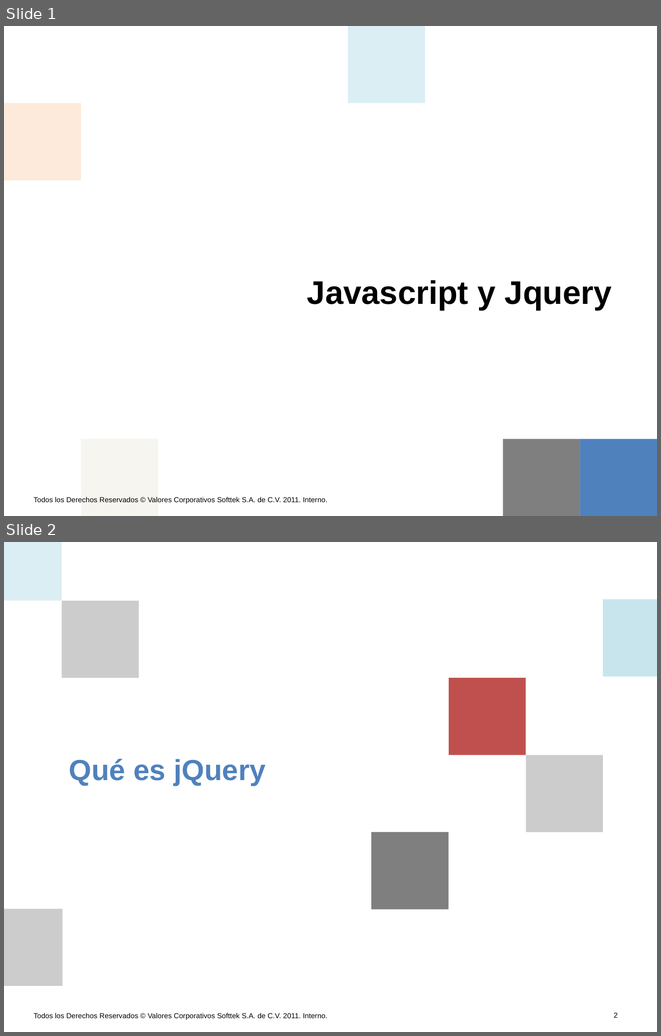
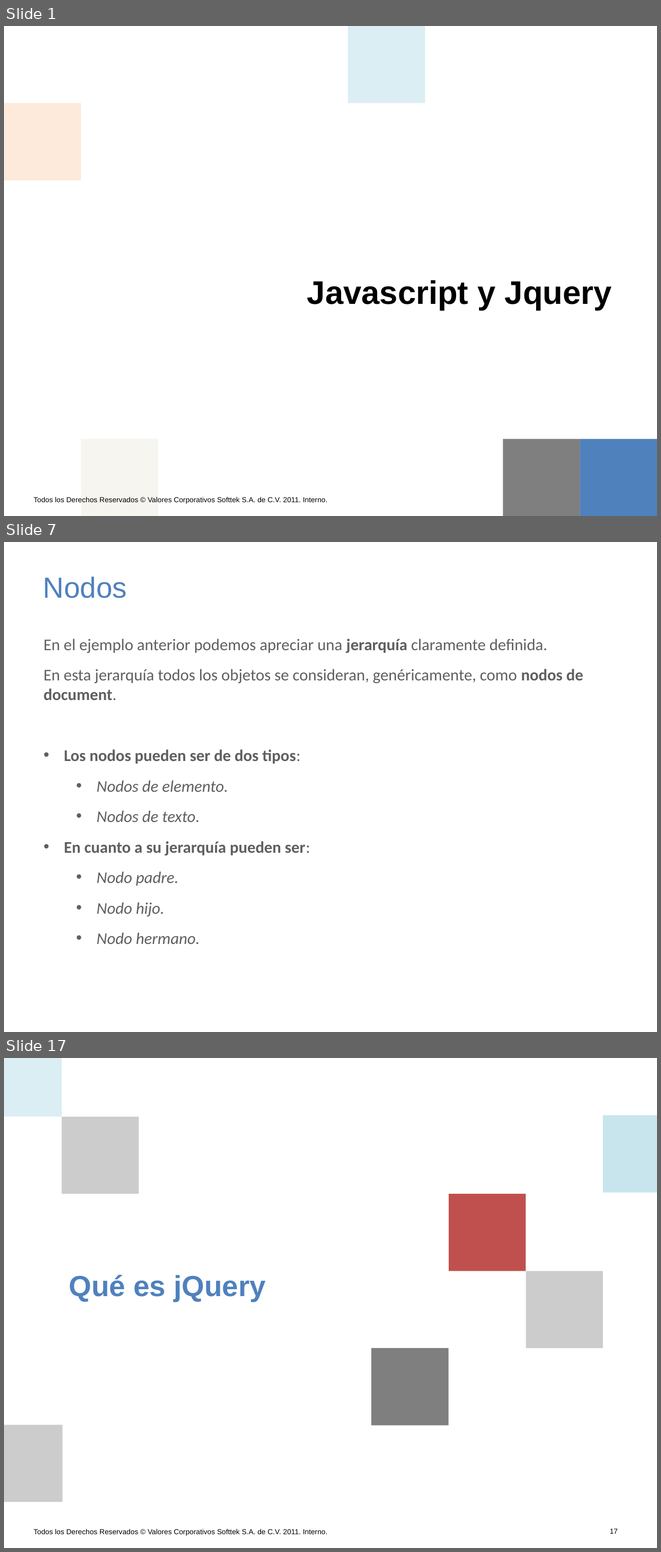
Before and after one commit to AlanNoboa/STKJavascriptJquery, a slide deck: Javascript y JQuery.pptx. Shown one above the other, each under a label of ours: slides 1 and 2 before the commit, slides 1, 7 and 17 after it; the slides between them are not shown. The pictures are 661x1036 and 661x1552 pixels, drawn with LibreOffice and Linux fonts; fonts in the diff are those of the drawing; background and template pictures are left out. Boxes give left, top, right and bottom in pixels: in the first picture for what was removed or moved away, otherwise in the second. Text is boxed around its words. In the diff, an @@ line names an element or a change of style, - is before the commit and + after.

```diff
--- a/Javascript y JQuery.pptx
+++ b/Javascript y JQuery.pptx
@@ slide 7 added at bbox=[4, 542, 657, 1032], background #FFFFFF @@
@@ title added at bbox=[43, 576, 127, 598], 32 pt, text #4F81BD @@
+Nodos
@@ text added at bbox=[44, 638, 583, 944], 18 pt, text #5F5F5F @@
+En el ejemplo anterior podemos apreciar una jerarquía claramente definida.
+En esta jerarquía todos los objetos se consideran, genéricamente, como nodos de document.
+• Los nodos pueden ser de dos tipos:
+  • Nodos de elemento.
+  • Nodos de texto.
+• En cuanto a su jerarquía pueden ser:
+  • Nodo padre.
+  • Nodo hijo.
+  • Nodo hermano.
@@ what was slide 2 is now slide 17 @@
@@ page number at bbox=[610, 1528, 618, 1533]: text changed @@
-2
+17
```
Also in this commit, not shown: 14 other slides added.
